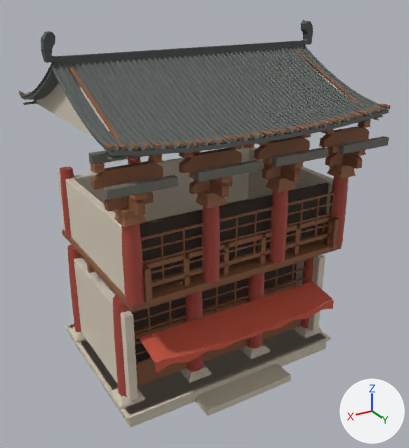
An edit to the glTF model assets/kit/architecture/tavern-shijing.glb, drawn before and after from the same camera.
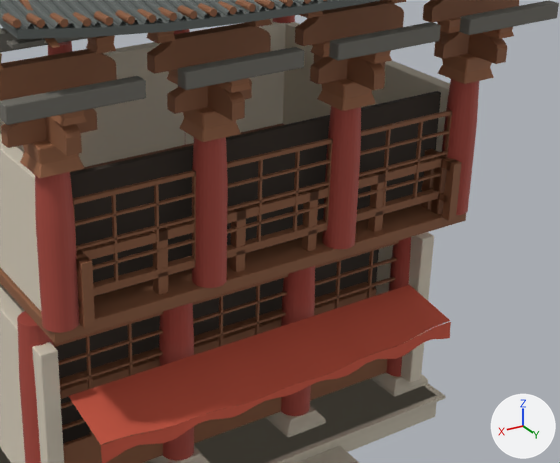
There are two pictures of each version: one whole from a 50 mm lens placed at (6.47, 11.26, 9.09), pointed at (0.21, 0.82, 3.87), one close up on the part from 25% to 95% of the width and 30% to 83% of the height. Every picture has the same lights, and +X, +Y and +Z are marked at lower right. The first two pictures are the older version. Vertices at exactly the same position are counted once.

The scene before the commit, as lines of its bpy script (objects in view):
```python
me_tavern_shijing_platform_core = bpy.data.meshes.new('tavern_shijing_platform_core')
me_tavern_shijing_platform_core.from_pydata(...)  # 20497 vertices, 37194 faces; spans x -3.33..3.33, y -2.91..2.91, z -0.18..8.02
me_tavern_shijing_platform_core.materials.append(mat_mat_stone)  # light grey #c9c0ae
me_tavern_shijing_platform_core.materials.append(mat_mat_vermilion)  # red #a8483c
me_tavern_shijing_platform_core.materials.append(mat_mat_plaster)  # pale yellow #d8cebb
me_tavern_shijing_platform_core.materials.append(mat_mat_timber)  # brown #8a5a3c
me_tavern_shijing_platform_core.materials.append(mat_mat_interior)  # brown #3a3028
me_tavern_shijing_platform_core.materials.append(mat_mat_cloth)  # red #c9553f
me_tavern_shijing_platform_core.materials.append(mat_mat_bracket_block)  # brown #9a6544
me_tavern_shijing_platform_core.materials.append(mat_mat_roof_tile)  # dark grey #6e6b63
me_tavern_shijing_platform_core.materials.append(mat_mat_roof_surface)  # dark grey #5e6360
me_tavern_shijing_platform_core.materials.append(mat_mat_roof_ridge)  # dark grey #4a504e
ob_tavern_shijing = bpy.data.objects.new('tavern_shijing', me_tavern_shijing_platform_core)
ob_tavern_shijing.location = (0.0, 0.0, 0.18)
```
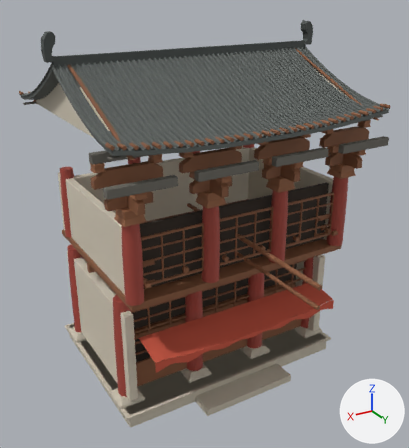
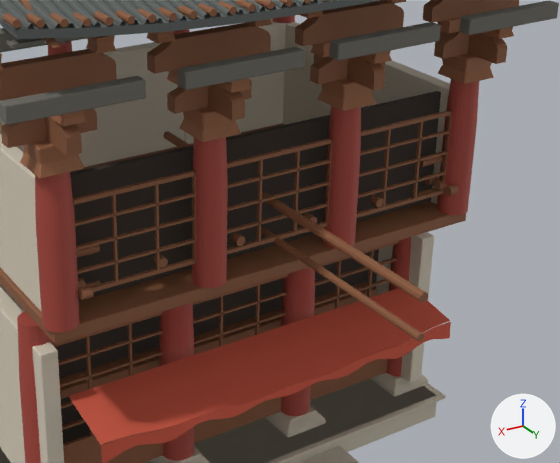
Changed parts and their boxes (x1, y1, x2, y2) in the close-ups (560 x 463 px):
part 1 of me_tavern_shijing_platform_core, added: after (370, 195, 383, 208)
part 2 of me_tavern_shijing_platform_core, added: after (304, 213, 317, 223)
part 3 of me_tavern_shijing_platform_core, added: after (231, 232, 245, 246)
part 4 of me_tavern_shijing_platform_core, added: after (153, 254, 168, 268)
part 5 of me_tavern_shijing_platform_core, added: after (163, 131, 428, 303)
part 6 of me_tavern_shijing_platform_core, added: after (261, 227, 424, 341)
part 7 of me_tavern_shijing_platform_core, added: after (434, 180, 446, 190)
part 8 of me_tavern_shijing_platform_core, added (mostly hidden): after (419, 156, 443, 167)
part 9 of me_tavern_shijing_platform_core, added: after (78, 278, 85, 289)
part 10 of me_tavern_shijing_platform_core, added: after (78, 286, 94, 300)
part 11 of me_tavern_shijing_platform_core, added: after (76, 245, 100, 258)
part 12 of me_tavern_shijing_platform_core, added: after (85, 280, 101, 287)
part 13 of me_tavern_shijing_platform_core, deleted: before (76, 149, 462, 329)

The edits, one by one:
me_tavern_shijing_platform_core is used by ob_tavern_shijing; location (0.0, 0.0, 0.18).
me_tavern_shijing_platform_core had 20497 vertices, 37194 faces and spanned x -3.33..3.33, y -2.91..2.91, z -0.18..8.02.
me_tavern_shijing_platform_core now has 20737 vertices, 37674 faces and spans x -3.33..3.33, y -2.91..4.58, z -0.18..8.02.
me_tavern_shijing_platform_core part 1: a new loose piece, a 10-sided cylinder along y spanning x -1.52..-1.4, y 2.09..2.21, z 3.39..3.5, in mat_mat_timber (brown #8a5a3c).
me_tavern_shijing_platform_core part 2: a new loose piece, a 10-sided cylinder along y spanning x -0.54..-0.43, y 2.09..2.21, z 3.39..3.5, in mat_mat_timber (brown #8a5a3c).
me_tavern_shijing_platform_core part 3: a new loose piece, a 10-sided cylinder along y spanning x 0.43..0.54, y 2.09..2.21, z 3.39..3.5, in mat_mat_timber (brown #8a5a3c).
me_tavern_shijing_platform_core part 4: a new loose piece, a 10-sided cylinder along y spanning x 1.4..1.52, y 2.09..2.21, z 3.39..3.5, in mat_mat_timber (brown #8a5a3c).
me_tavern_shijing_platform_core part 5: a new loose piece, a 10-sided cylinder along y spanning x -0.05..0.05, y -0.28..4.58, z 3.71..3.81, in mat_mat_timber (brown #8a5a3c).
me_tavern_shijing_platform_core part 6: a new loose piece, a 10-sided cylinder along y spanning x -0.042..0.042, y -0.282..4.575, z 3.289..3.37, in mat_mat_timber (brown #8a5a3c).
me_tavern_shijing_platform_core part 7: a new loose piece, a 10-sided cylinder along x spanning x -2.49..-2.37, y 2.12..2.23, z 3.39..3.5, in mat_mat_timber (brown #8a5a3c).
me_tavern_shijing_platform_core part 8: a new loose piece, a 10-sided cylinder along x spanning x -2.71..-2.15, y 2.03..2.13, z 3.71..3.81, in mat_mat_timber (brown #8a5a3c).
me_tavern_shijing_platform_core part 9: a new loose piece, a 10-sided cylinder along x spanning x 2.37..2.49, y 2.12..2.23, z 3.39..3.5, in mat_mat_timber (brown #8a5a3c).
me_tavern_shijing_platform_core part 10: a new loose piece, a 10-sided cylinder along x spanning x 2.37..2.49, y 2.3..2.42, z 3.39..3.5, in mat_mat_timber (brown #8a5a3c).
me_tavern_shijing_platform_core part 11: a new loose piece, a 10-sided cylinder along x spanning x 2.15..2.71, y 2.03..2.13, z 3.71..3.81, in mat_mat_timber (brown #8a5a3c).
me_tavern_shijing_platform_core part 12: a new loose piece, a 10-sided cylinder along x spanning x 2.145..2.712, y 2.037..2.122, z 3.289..3.37, in mat_mat_timber (brown #8a5a3c).
me_tavern_shijing_platform_core part 13: 20 loose pieces with 160 vertices, spanning x -2.49..2.49, y 1.74..2.42, z 3.08..3.81, are deleted.
Other edits to the shape of me_tavern_shijing_platform_core do not show in these pictures.
